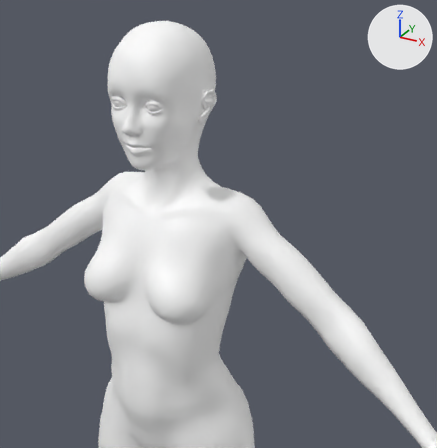
Renders of the FBX model VirtualOnlineShopping/Assets/Models/Mannequins/woman rig mk2.fbx from each side of a commit.
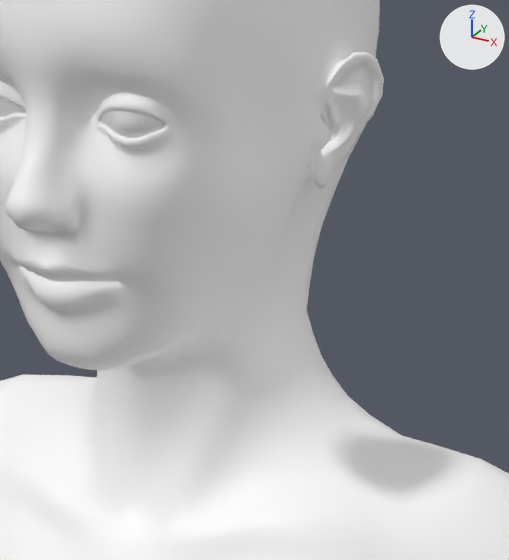
There are two pictures of each version: one from a 50 mm camera at (0.554, -0.797, 1.654) aimed at (0.14, -0.044, 1.278), one close up on the part from 28% to 57% of the width and 17% to 49% of the height. Arrows for +X, +Y and +Z are at upper right; the lights stay in place. Where no turn or scale is listed for an object, it has been applied to the vertices.

Names of what the first close-up shows: 'Female_Base_Mesh_Female_Base_mesh', 'Sphere_Sphere.001'.
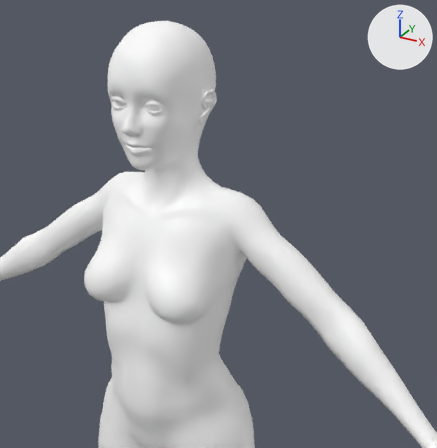
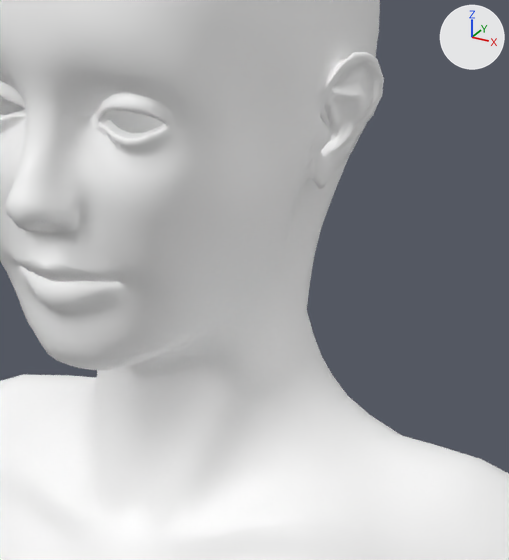
Changed parts and their boxes (x1, y1, x2, y2) in the close-ups (509 x 560 px):
'Sphere_Sphere.001', deleted: before (0, 97, 166, 138)

The change, as a list of edits to the scene's bpy script:
```text
Remove ob_sphere_sphere_001:
    ob_sphere_sphere_001 = bpy.data.objects.new('Sphere_Sphere.001', me_sphere_sphere_001)
    ob_sphere_sphere_001.location = (0.0, 0.0, 0.0)
```
